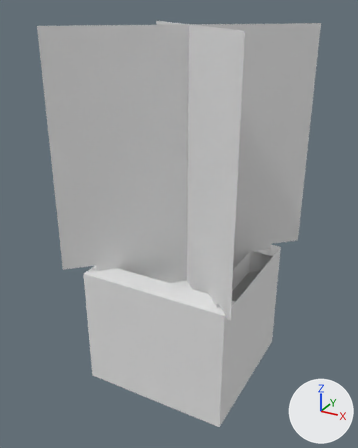
Before and after pictures for a commit that changed the OBJ model models/flowerpot.obj.
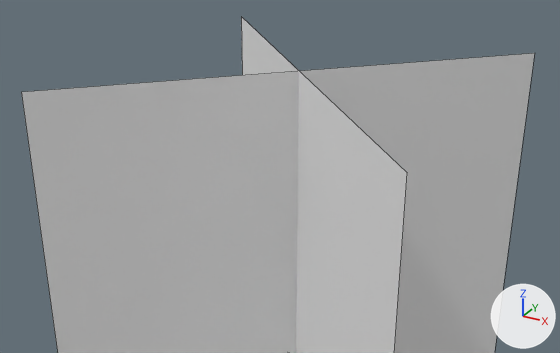
Each version is shown whole from a camera (50 mm lens) standing at (0.529, -1.006, 0.473) and looking at (-0.02, -0.008, -0.026), then close up from a camera (50 mm lens) standing at (0.408, -0.788, 0.691) and looking at (-0.079, 0.096, 0.248). Arrows for +X, +Y and +Z are at lower right; the lights stay in place. The close-ups show mesh edges as thin lines. Where no turn or scale is listed for an object, it has been applied to the vertices. Vertices at the same position are counted once.

Script lines for the objects in view, before the commit:
```python
me_cube = bpy.data.meshes.new('Cube')
me_cube.from_pydata(...)  # 48 vertices, 22 faces, 4 loose edges; spans x -0.225..0.225, y -0.225..0.225, z -0.5..0.438
# faces by material slot: [20, 2]
me_cube.materials.append(mat_pot)  # white #e7e7e7
me_cube.materials.append(mat_plant)  # white #e7e7e7
# before: 12 (0.125, 0.125, -0.188), 13 (0.125, -0.125, -0.187), 16 (-0.125, 0.125, -0.188), 17 (-0.125, -0.125, -0.187)
ob_cube = bpy.data.objects.new('Cube', me_cube)
ob_cube.location = (0.0, 0.0, 0.0)
```
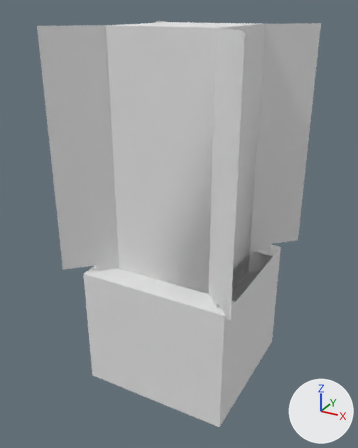
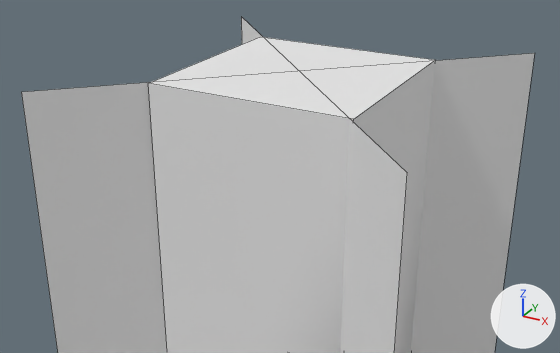
Commit message: Support cactus in flowerpot.

Changed parts and their boxes [x1, y1, x2, y2] in the close-ups (560 x 353 px):
part 1 of me_cube, added
    after: [148, 37, 436, 353]

What changed in the scene script:
```text
Add mat_block:
    mat_block = principled_material('block')
    mat_block.base_color = (0.8, 0.8, 0.8)  # white #e7e7e7
    mat_block.roughness = 1.0
Change me_cube:
    where me_cube.from_pydata(...)  # 48 vertices, 22 faces, 4 loose edges; spans x -0.225..0.225, y -0.225..0.225, z -0.5..0.438
    used by ob_cube; location = (0.0, 0.0, 0.0)
    verts and faces of me_cube; kept vertices keep their numbers, new ones are numbered from 48
    me_cube part 1
    add verts[48] = (0.125, -0.125, 0.437)  # pixel (353, 119)
    add verts[49] = (-0.125, -0.125, 0.437)  # pixel (148, 83)
    add verts[50] = (-0.125, 0.125, 0.437)  # pixel (260, 36)
    add verts[51] = (0.125, 0.125, 0.437)  # pixel (435, 59)
    add faces += [(48, 51, 50, 49), (16, 17, 49, 50), (13, 48, 49, 17), (12, 51, 48, 13), (12, 16, 50, 51)]  # mat_block (white #e7e7e7)
    add me_cube.materials.append(mat_block)  # white #e7e7e7
```
